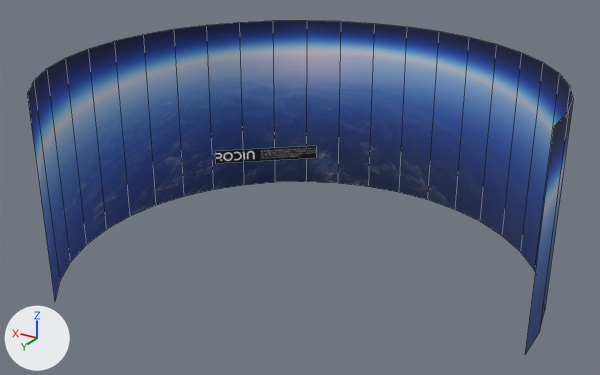
Before and after pictures for a commit that changed the OBJ model src/images/app3d/models/dome.obj.
The view is the same before and after, from a 50 mm lens placed at (-40.2, 64.7, 39.7), pointed at (4.0, -8.9, 2.9). Every picture has the same lights, and +X, +Y and +Z are marked at lower left. Mesh edges are drawn as thin lines. Where no turn or scale is listed for an object, it has been applied to the vertices.

The first picture shows 'dome'.
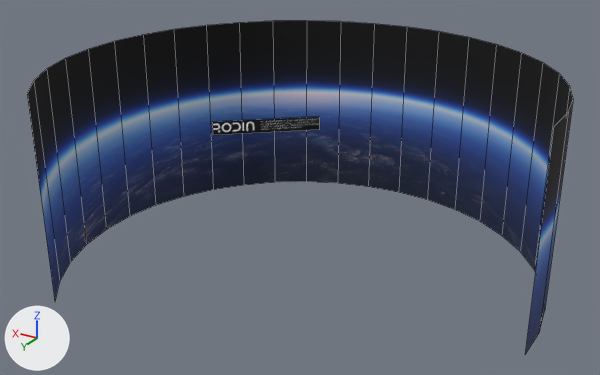
The newer file is also turned or shifted as a whole; pictures and numbers use the older file's frame.

Changed parts and their boxes (x1, y1, x2, y2) in the pictures (600 x 375 px; the box of a moved part takes in the faces that stretch with it):
'dome', reshaped, surface changed
    both: (27, 21, 573, 354)
part 1 of me_dome, moved or reshaped
    before: (215, 146, 317, 164)
    after: (212, 117, 320, 135)
part 2 of me_dome, surface changed
    both: (27, 21, 573, 354)

What the commit changed:
me_dome has 54 vertices, 25 faces and spans x -24.2..29.6, y -33.6..12.2, z -6.6..16.6.
me_dome is used by ob_dome; location (0.0, 0.0, 0.0).
me_dome part 1: the loose piece of 4 vertices spanning x 8.3..18.1, y -20.1..-11.9, z 1.9..3.5 is moved by (-2.0, 2.8, 5.0).
me_dome part 2: texture (UV) coordinates of 24 of 25 faces, centred in x -24.1..29.5, y -33.4..10.4, z 5.0, changed; they spanned u 0.0..1.0, v 0.22..0.65 and now span u 0.0..1.0, v 0.0..1.0.
